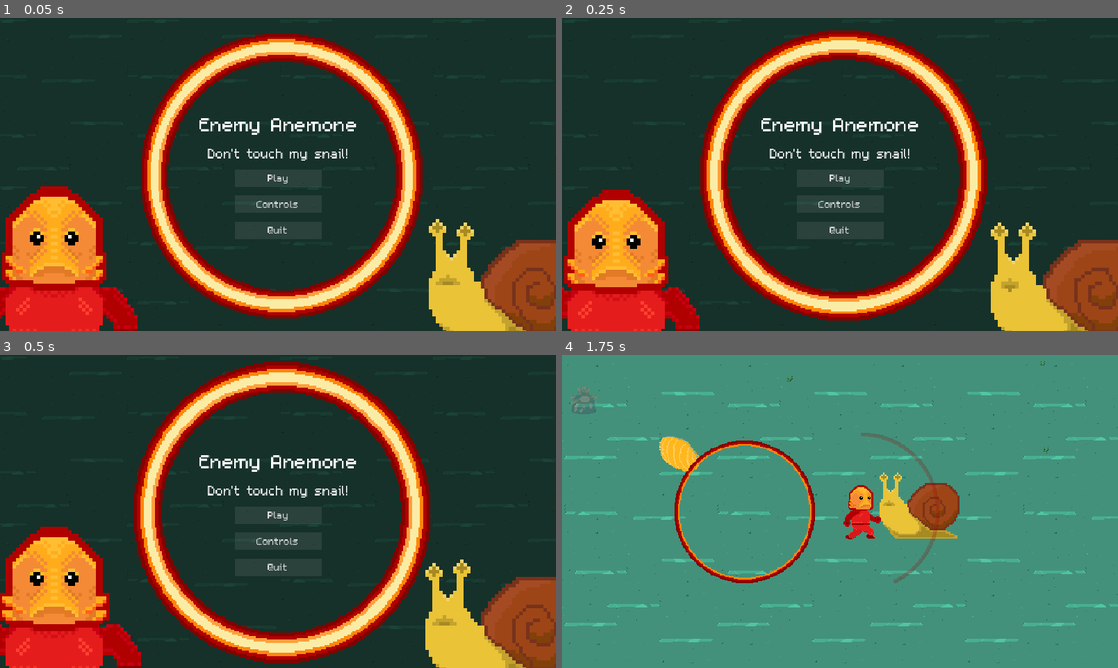
Above: before the commit, frames 1-4 (two rows, left to right).
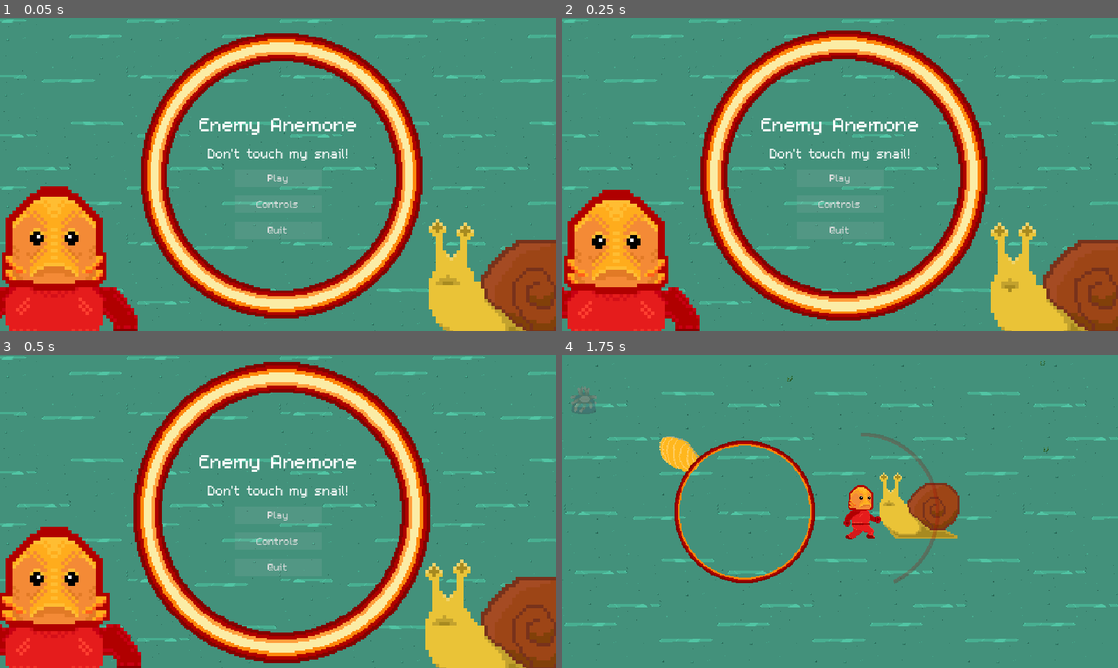
Above: after the commit, the same moments.

Repository: Splashy-Inc/enemy-anemone
Game: Godot game, scene res://SCENES/screen_manager.tscn
The game is run twice, just before and just after one commit, with the same random seed, the same clock (stepped at 60 frames per second) and the same inputs.
Inputs (mouse positions are in pixels of both pictures, inside the frame that each line leads up to):
- Up to frame 1 (0.05 s): no input
- Up to frame 2 (0.25 s): no input
- Up to frame 3 (0.5 s): no input
- Up to frame 4 (1.75 s): click "Play" at 0.5 s; tap Enter at 1.25 s; move the mouse to (962, 495) at 1.27 s; press the mouse at (962, 495) at 1.28 s; hold D (right) from 1.28 s (still down)

The runs differ from the first frame. In frame 1, 72% of the frame differs, in the area x 0-100%, y 0-100%; in frame 2, 72%; in frame 3, 71%; in frame 4, nothing differs.

Commit message:
Add round linear scaling

Diff:
--- a/SCENES/GUI/hud.tscn
+++ b/SCENES/GUI/hud.tscn
@@ -19,6 +19,7 @@
 focus_mode = 2
 
 [node name="MenuBackGround" type="ColorRect" parent="MenuScreens"]
+visible = false
 layout_mode = 0
 offset_right = 640.0
 offset_bottom = 360.0
--- a/SCENES/playground.tscn
+++ b/SCENES/playground.tscn
@@ -1,15 +1,14 @@
-
-[gd_scene load_steps=20 format=4 uid="uid://dhvgc0glasyim"]
+[gd_scene load_steps=19 format=4 uid="uid://dhvgc0glasyim"]
 
 [ext_resource type="Script" path="res://SCRIPTS/playground.gd" id="1_5e8d0"]
 [ext_resource type="Texture2D" uid="uid://rb0fuewtvoel" path="res://ASSETS/Art/BGtileset/BackgroundTileset.png" id="2_57ss8"]
 [ext_resource type="PackedScene" uid="uid://c2juntykrrmxl" path="res://SCENES/player.tscn" id="3_p6y3n"]
-[ext_resource type="PackedScene" uid="uid://clj4gjj1hlvt8" path="res://SCENES/seaweed_01.tscn" id="4_5bpgj"]
+[ext_resource type="PackedScene" path="res://SCENES/seaweed_01.tscn" id="4_5bpgj"]
 [ext_resource type="PackedScene" uid="uid://dc0upxl0xipa7" path="res://SCENES/snail.tscn" id="4_k2oqr"]
 [ext_resource type="PackedScene" path="res://SCENES/rock_01.tscn" id="4_n3boa"]
 [ext_resource type="PackedScene" uid="uid://cvu135vv0vgue" path="res://SCENES/anemone.tscn" id="5_4386a"]
 [ext_resource type="PackedScene" path="res://SCENES/rock_02.tscn" id="5_iqihp"]
-[ext_resource type="PackedScene" uid="uid://bqr2narnmng87" path="res://SCENES/seaweed_02.tscn" id="5_l3rsy"]
+[ext_resource type="PackedScene" path="res://SCENES/seaweed_02.tscn" id="5_l3rsy"]
 [ext_resource type="PackedScene" uid="uid://bsa1pio43cai0" path="res://SCENES/clam.tscn" id="6_55bcv"]
 [ext_resource type="PackedScene" path="res://SCENES/rock_03.tscn" id="6_jfe5b"]
 
--- a/SCRIPTS/globals.gd
+++ b/SCRIPTS/globals.gd
@@ -3,6 +3,8 @@
 var cur_level_scene: PackedScene
 
 var joypad_connected := false
+
+var round = 1
 
 # Called when the node enters the scene tree for the first time.
 func _ready() -> void:
--- a/SCRIPTS/player.gd
+++ b/SCRIPTS/player.gd
@@ -6,6 +6,7 @@
 @onready var animated_sprite_2d: AnimatedSprite2D = $AnimatedSprite2D
 @onready var blast_cooldown: Timer = $BlastCooldown
 @onready var attack_range: TextureProgressBar = $AttackRange
+@onready var player: CharacterBody2D = $"."
 
 @export var blast_scene: PackedScene
 @export var tower_scene: PackedScene
--- a/SCRIPTS/playground.gd
+++ b/SCRIPTS/playground.gd
@@ -6,6 +6,9 @@
 @export var anemone_scene: PackedScene
 @export var num_enemies := 10
 var num_enemies_to_spawn := num_enemies
+
+func _ready() -> void:
+	num_enemies *= Globals.round
 
 func _on_timer_timeout() -> void:
 	if num_enemies_to_spawn > 0:
